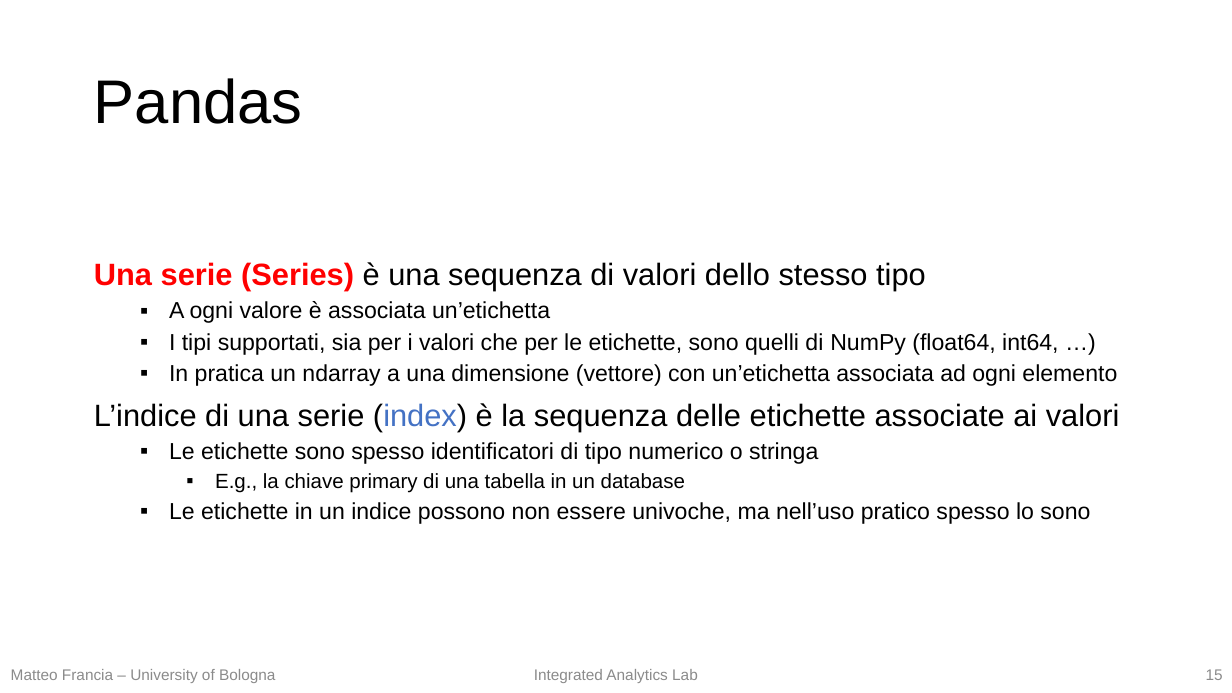
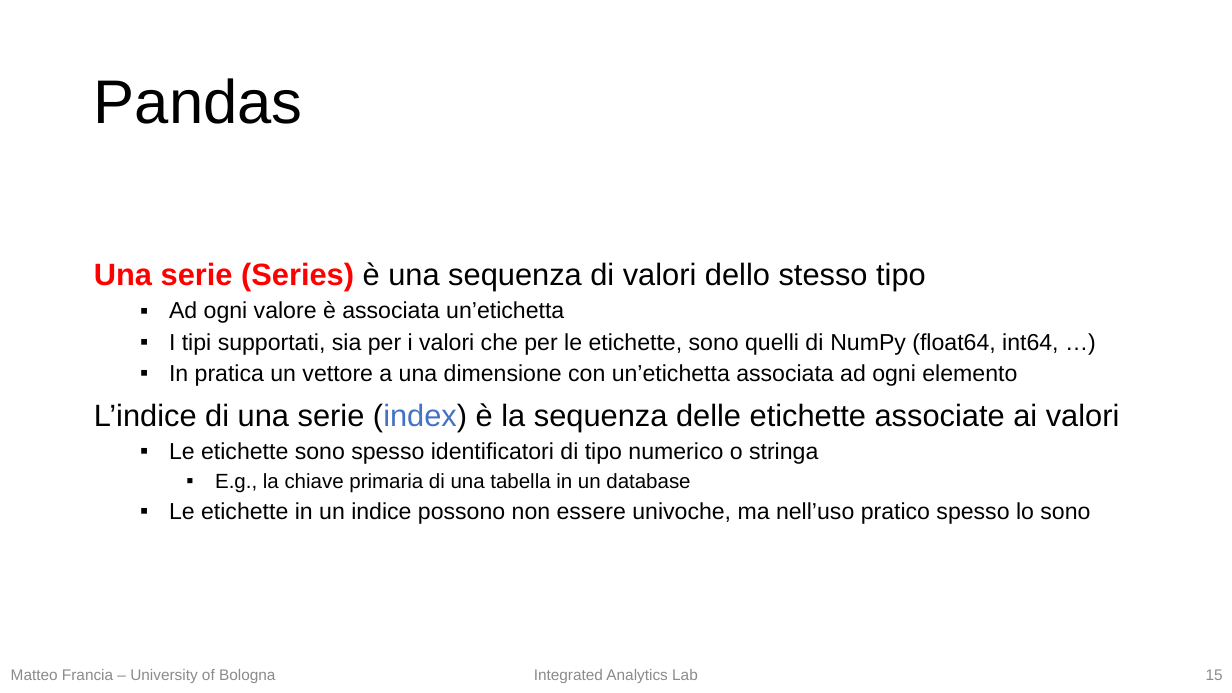
Before and after one commit to w4bo/teaching-handsondatapipelines, a slide deck: slide 15 of 01-DataPreprocessing/01-slides.pptx. Drawn at 1232x693 pixels with LibreOffice and Linux fonts; fonts in the diff are those of the drawing. Boxes give left, top, right and bottom in pixels: in the first picture for what was removed or moved away, otherwise in the second. Text is boxed around its words. In the diff, an @@ line names an element or a change of style, - is before the commit and + after.

```diff
--- a/01-DataPreprocessing/01-slides.pptx
+++ b/01-DataPreprocessing/01-slides.pptx
@@ text at (x1=169, y1=301, x2=564, y2=323): text changed @@
-  ▪ A ogni valore è associata un’etichetta
+  ▪ Ad ogni valore è associata un’etichetta
@@ text at (x1=169, y1=364, x2=1017, y2=386): text changed @@
-  ▪ In pratica un ndarray a una dimensione (vettore) con un’etichetta associata ad ogni elemento
+  ▪ In pratica un vettore a una dimensione con un’etichetta associata ad ogni elemento
@@ text at (x1=215, y1=473, x2=690, y2=493): text changed @@
-    ▪ E.g., la chiave primary di una tabella in un database
+    ▪ E.g., la chiave primaria di una tabella in un database
```
Also in this commit, not shown: 13 other slides changed.
